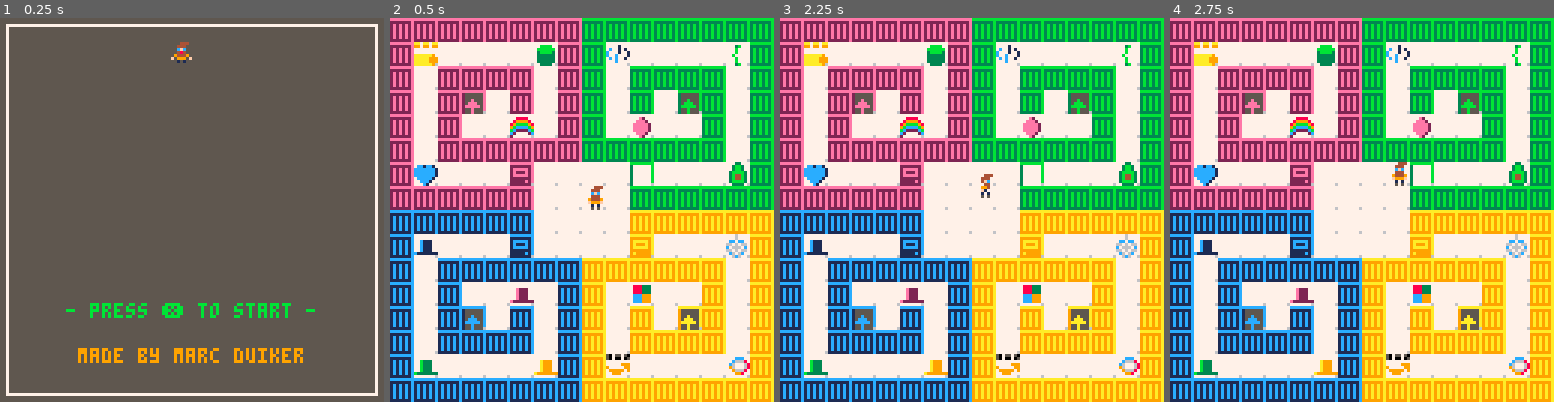
Above: before the commit, frames 1-4 (left to right).
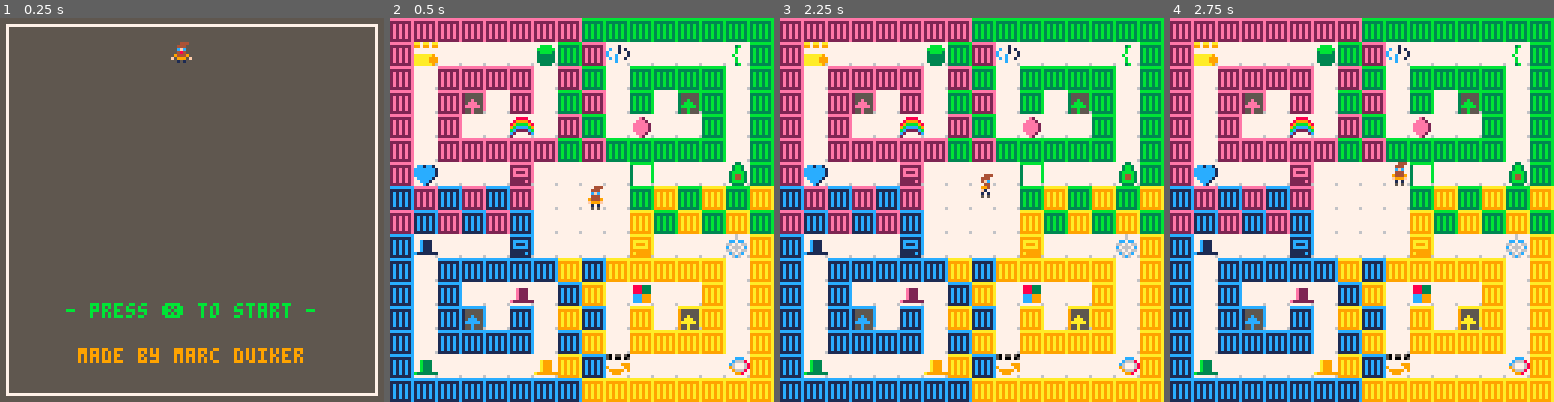
Above: after the commit, the same moments.

Repository: marcduiker/pico-8-games
Game: PICO-8 cartridge carts/diagrid/diagrid.p8
The game is run twice, just before and just after one commit, with the same random seed, the same clock (stepped at 60 frames per second) and the same inputs.
Inputs:
- Up to frame 1 (0.25 s): no input
- Up to frame 2 (0.5 s): tap X (X key) at 0.33 s
- Up to frame 3 (2.25 s): tap O (Z key) at 0.7, 1.7, 2.1 s; tap X (X key) at 1.07, 1.85 s; hold Right 1.6-2.1 s; hold Up from 2.15 s (still down)
- Up to frame 4 (2.75 s): release Up at 2.42 s; hold Right from 2.47 s (still down); tap O (Z key) at 2.5 s

Frame 1 is identical in both runs. In frame 2, 9.4% of the frame differs, in the area x 0-100%, y 6-94%; in frame 3, 9.4%; in frame 4, 9.4%.

Commit message:
Update sounds with game play

Diff:
--- a/carts/diagrid/diagrid.p8
+++ b/carts/diagrid/diagrid.p8
@@ -2,15 +2,13 @@
 version 39
 __lua__
 -- start
--- i'm starting at diagrid
--- as sr developer advocate!
+
 function _init()
 	init_game()
 end
 
 function init_game()
-	--init_dinos()
-	init_racks()
+	init_map()
 	add_player()
 	dirx={-1,1,0,0}
 	diry={0,0,-1,1}
@@ -33,7 +31,6 @@
 function _draw()
 	cls()
 	draw_map()
-	draw_racks()
 	_drw()
 end
 
@@ -169,23 +166,20 @@
 		p.seq=seq_obstacle
 		_upd=update_player_move
 		sfx(1)
-		-- if isdino(destx,desty) and p.hashat then
-		-- 	if try_deliver_hat(destx,desty,p.hatspr) then
-		-- 		sfx(2)
-		-- 		p.hashat=false
-		-- 		p.hatspr=nil
-		-- 		p.hat_anim=nil
-		-- 	end
-		-- end
 	elseif p.isstill==false then
-		sfx(0)
-		if ishat(destx,desty) and not p.hashat then
-			sfx(1)
-			sethatanim(destx,desty)
-			p.hashat=true
-			p.hatspr=mget(destx,desty)
-			mset(destx,desty,23)
+		if iscollectable(destx,desty) then
+			sfx(2)
+			--update score?
+			mset(destx,desty,63)
+		elseif isportal(destx,desty) then
+		 sfx(4)
+		 -- use p.respawnx
+		 -- use p.respawny
+		else
+		 -- nothing special
+		 sfx(0)
 		end
+
 		p.x+=_dx
 		p.y+=_dy
 		p.sx=-_dx*8
@@ -263,7 +257,6 @@
 	local isobs=isobstacle(_x,_y)
 
 	if isobs then
-		sfx(3)
 		return true
 	end
 
@@ -275,9 +268,14 @@
 	return fget(tile,0)
 end
 
-function ishat(_x,_y)
+function iscollectable(_x,_y)
 	local tile=mget(_x,_y)
-	return fget(tile,3)
+	return fget(tile,1)
+end
+
+function isportal(_x,_y)
+	local tile=mget(_x,_y)
+	return fget(tile,2)
 end
 
 function sethatanim(_x,_y)
@@ -288,63 +286,35 @@
 -- map
 
 function init_map()
-	-- dino1={
-	-- 	x=nil,
-	-- 	y=nil,
-	-- 	heartx=1,
-	-- 	hearty=1,
-	-- 	anim_speed=15,
-	-- 	anim_move1={40,42},
-	-- 	anim_move2={41,43},
-	-- 	anim_move3={56,58},
-	-- 	anim_move4={57,59},
-	-- 	hashat=false,
-	-- 	eggspr=48,
-	-- 	eggx=3,
-	-- 	eggy=3}
-	-- dino2={
-	-- 	x=nil,
-	-- 	y=nil,
-	-- 	heartx=14,
-	-- 	hearty=1,
-	-- 	anim_speed=15,
-	-- 	anim_move1={12,14},
-	-- 	anim_move2={13,15},
-	-- 	anim_move3={28,30},
-	-- 	anim_move4={29,31},
-	-- 	hashat=false,
-	-- 	eggspr=35,
-	-- 	eggx=12,
-	-- 	eggy=3}
-	-- dino3={
-	-- 	x=nil,
-	-- 	y=nil,
-	-- 	heartx=1,
-	-- 	hearty=13,
-	-- 	anim_speed=15,
-	-- 	anim_move1={8,10},
-	-- 	anim_move2={9,11},
-	-- 	anim_move3={24,26},
-	-- 	anim_move4={25,27},
-	-- 	hashat=false,
-	-- 	eggspr=32,
-	-- 	eggx=3,
-	-- 	eggy=14}
-	-- dino4={
-	-- 	x=13,
-	-- 	y=13,
-	-- 	heartx=13,
-	-- 	hearty=13,
-	-- 	anim_speed=15,
-	-- 	anim_move1={44,46},
-	-- 	anim_move2={45,47},
-	-- 	anim_move3={60,62},
-	-- 	anim_move4={61,63},
-	-- 	hashat=false,
-	-- 	eggspr=51,
-	-- 	eggx=12,
-	-- 	eggy=14}
-	-- dinos={dino1,dino2,dino3,dino4}
+	section1={
+		isdooropen=true,
+		doorx=nil,
+		doory=nil,
+		hasplayed=false,
+		respawnx=nil,
+		respawny=3}
+	section2={
+		isdooropen=false,
+		doorx=nil,
+		doory=nil,
+		hasplayed=false,
+		respawnx=nil,
+		respawny=3}
+	section3={
+		isd3oropen=false,
+		doo3x=nil,
+		doo3y=nil,
+		has3layed=false,
+		res3awnx=nil,
+		respawny=3}
+	section4={
+		isd3oropen=false,
+		doo3x=nil,
+		doo3y=nil,
+		has3layed=false,
+		res3awnx=nil,
+		respawny=3}
+	sections={section1,section2,section3,section4}
 end
 
 function try_deliver_hat(_x,_y,_hatspr)
@@ -395,23 +365,7 @@
 -->8
 --map
 
-function init_racks()
-	racks={
-		anim_speed=15,
-		anim_move={36,37}
-	}
-end
-
-function draw_racks()
-	for x=0,15 do
-		for y=0,15 do
-			local _tile=mget(x,y)
-			if fget(_tile,3) then
-				mset(x,y,get_frame(racks.anim_move,racks.anim_speed))
-			end
-		end
-	end
-end
+
 -->8
 -- tools
 
@@ -480,24 +434,24 @@
 66666666666666666666666600000000000000000000000000000000000000000000000000000000000000000000000000000000000000000000000000000000
 66666666666666666666666600000000000000000000000000000000000000000000000000000000000000000000000000000000000000000000000000000000
 __gff__
-0000000000000000020202020202020202020202010101010202020000000000000000000000000002020202000000000101010100000000020202020000000000000000000000000000000000000000000000000000000000000000000000000000000000000000000000000000000000000000000000000000000000000000
+0000000000000000020202020202020204040404010101010202020000000000000000000000000002020202000000000101010100000000020202020000000000000000000000000000000000000000000000000000000000000000000000000000000000000000000000000000000000000000000000000000000000000000
 0000000000000000000000000000000000000000000000000000000000000000000000000000000000000000000000000000000000000000000000000000000000000000000000000000000000000000000000000000000000000000000000000000000000000000000000000000000000000000000000000000000000000000
 __map__
 3333333333333333313131313131313100000000000000000000000000000000000000000000000000000000000000000000000000000000000000000000000000000000000000000000000000000000000000000000000000000000000000000000000000000000000000000000000000000000000000000000000000000000
-330f3f3f3f3f0d33310c3f3f3f3f193100000000000000000000000000000000000000000000000000000000000000000000000000000000000000000000000000000000000000000000000000000000000000000000000000000000000000000000000000000000000000000000000000000000000000000000000000000000
+330f3f3f3f3f0d31330c3f3f3f3f193100000000000000000000000000000000000000000000000000000000000000000000000000000000000000000000000000000000000000000000000000000000000000000000000000000000000000000000000000000000000000000000000000000000000000000000000000000000
 333f333333333f33313f313131313f3100000000000000000000000000000000000000000000000000000000000000000000000000000000000000000000000000000000000000000000000000000000000000000000000000000000000000000000000000000000000000000000000000000000000000000000000000000000
-333f33133f333f33313f313f11313f3100000000000000000000000000000000000000000000000000000000000000000000000000000000000000000000000000000000000000000000000000000000000000000000000000000000000000000000000000000000000000000000000000000000000000000000000000000000
+333f33133f333f31333f313f11313f3100000000000000000000000000000000000000000000000000000000000000000000000000000000000000000000000000000000000000000000000000000000000000000000000000000000000000000000000000000000000000000000000000000000000000000000000000000000
 333f333f3f1a3f33313f0e3f3f313f3100000000000000000000000000000000000000000000000000000000000000000000000000000000000000000000000000000000000000000000000000000000000000000000000000000000000000000000000000000000000000000000000000000000000000000000000000000000
-333f3333333333333131313131313f3100000000000000000000000000000000000000000000000000000000000000000000000000000000000000000000000000000000000000000000000000000000000000000000000000000000000000000000000000000000000000000000000000000000000000000000000000000000
+333f3333333333313331313131313f3100000000000000000000000000000000000000000000000000000000000000000000000000000000000000000000000000000000000000000000000000000000000000000000000000000000000000000000000000000000000000000000000000000000000000000000000000000000
 33383f3f3f173f3f3f3f213f3f3f183100000000000000000000000000000000000000000000000000000000000000000000000000000000000000000000000000000000000000000000000000000000000000000000000000000000000000000000000000000000000000000000000000000000000000000000000000000000
-3333333333333f3f3f3f31313131313100000000000000000000000000000000000000000000000000000000000000000000000000000000000000000000000000000000000000000000000000000000000000000000000000000000000000000000000000000000000000000000000000000000000000000000000000000000
-3030303030303f3f3f3f32323232323200000000000000000000000000000000000000000000000000000000000000000000000000000000000000000000000000000000000000000000000000000000000000000000000000000000000000000000000000000000000000000000000000000000000000000000000000000000
+3033303330333f3f3f3f31323132313200000000000000000000000000000000000000000000000000000000000000000000000000000000000000000000000000000000000000000000000000000000000000000000000000000000000000000000000000000000000000000000000000000000000000000000000000000000
+3330333033303f3f3f3f32313231323100000000000000000000000000000000000000000000000000000000000000000000000000000000000000000000000000000000000000000000000000000000000000000000000000000000000000000000000000000000000000000000000000000000000000000000000000000000
 30083f3f3f143f3f3f3f163f3f3f2b3200000000000000000000000000000000000000000000000000000000000000000000000000000000000000000000000000000000000000000000000000000000000000000000000000000000000000000000000000000000000000000000000000000000000000000000000000000000
-303f3030303030303232323232323f3200000000000000000000000000000000000000000000000000000000000000000000000000000000000000000000000000000000000000000000000000000000000000000000000000000000000000000000000000000000000000000000000000000000000000000000000000000000
+303f3030303030323032323232323f3200000000000000000000000000000000000000000000000000000000000000000000000000000000000000000000000000000000000000000000000000000000000000000000000000000000000000000000000000000000000000000000000000000000000000000000000000000000
 303f303f3f0b3f30323f283f3f323f3200000000000000000000000000000000000000000000000000000000000000000000000000000000000000000000000000000000000000000000000000000000000000000000000000000000000000000000000000000000000000000000000000000000000000000000000000000000
-303f30103f303f30323f323f12323f3200000000000000000000000000000000000000000000000000000000000000000000000000000000000000000000000000000000000000000000000000000000000000000000000000000000000000000000000000000000000000000000000000000000000000000000000000000000
+303f30103f303f32303f323f12323f3200000000000000000000000000000000000000000000000000000000000000000000000000000000000000000000000000000000000000000000000000000000000000000000000000000000000000000000000000000000000000000000000000000000000000000000000000000000
 303f303030303f30323f323232323f3200000000000000000000000000000000000000000000000000000000000000000000000000000000000000000000000000000000000000000000000000000000000000000000000000000000000000000000000000000000000000000000000000000000000000000000000000000000
-30093f3f3f3f0a3032293f3f3f3f2a3200000000000000000000000000000000000000000000000000000000000000000000000000000000000000000000000000000000000000000000000000000000000000000000000000000000000000000000000000000000000000000000000000000000000000000000000000000000
+30093f3f3f3f0a3230293f3f3f3f2a3200000000000000000000000000000000000000000000000000000000000000000000000000000000000000000000000000000000000000000000000000000000000000000000000000000000000000000000000000000000000000000000000000000000000000000000000000000000
 3030303030303030323232323232323200000000000000000000000000000000000000000000000000000000000000000000000000000000000000000000000000000000000000000000000000000000000000000000000000000000000000000000000000000000000000000000000000000000000000000000000000000000
 
 
